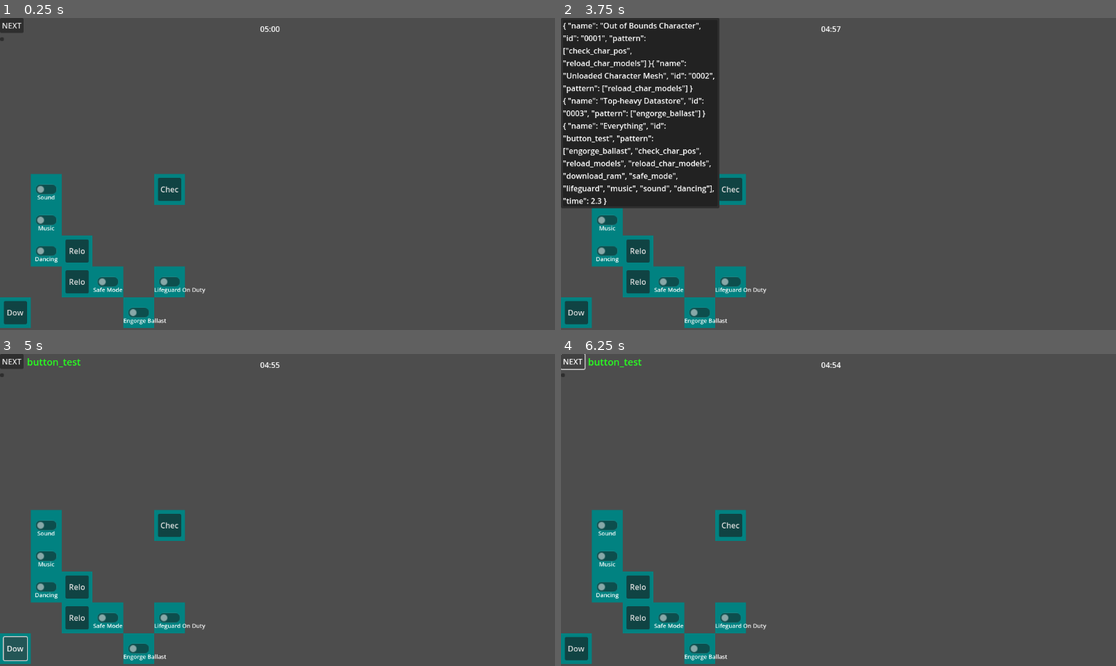
Above: before the commit, frames 1-4 (two rows, left to right).
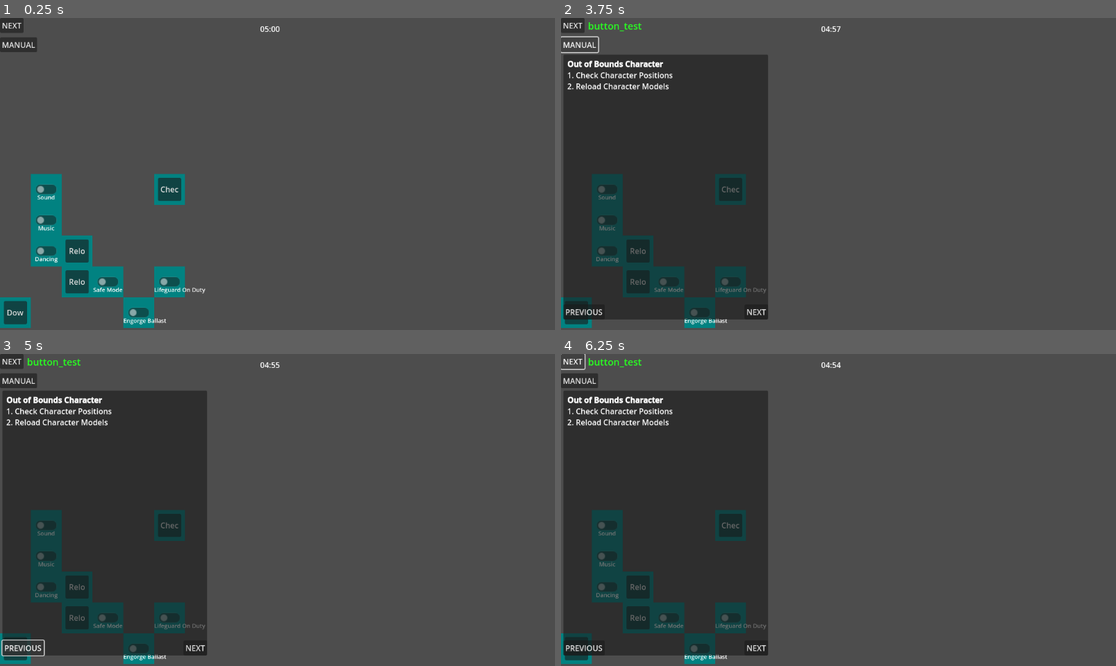
Above: after the commit, the same moments.

Repository: Carth501/team-ferret
Game: Godot game, scene res://scenes/cubicle.tscn
Two runs of this game, one before a commit and one after it. Both use one fixed random seed, a clock stepped at 60 frames per second and the inputs below.
Inputs (mouse positions are in pixels of both pictures, inside the frame that each line leads up to; where the layout moved, square brackets give the same spot in the first picture):
- Up to frame 1 (0.25 s): no input
- Up to frame 2 (3.75 s): click "Check Character Positions" at 0.5 s; click "Reload Models" at 1.25 s; click "Reload Character Models" at 2 s; click "Download RAM" at 2.75 s; click (577, 46) [561, 39] at 3.5 s
- Up to frame 3 (5 s): click (22, 647) at 4.25 s, where only the run after the commit has a clickable "PREVIOUS"
- Up to frame 4 (6.25 s): click "NEXT" at 5 s; click "NEXT" at 5.75 s

The runs differ from the first frame. In frame 1, 0.3% of the frame differs, in the area x 0-7%, y 6-11%; in frame 2, 24%; in frame 3, 31%; in frame 4, 31%, in the area x 0-38%, y 6-97%.

Commit message:
First pass at implementing the manual

Diff:
--- a/scenes/manual.tscn
+++ b/scenes/manual.tscn
@@ -7,32 +7,57 @@
 anchors_preset = 15
 anchor_right = 1.0
 anchor_bottom = 1.0
+offset_right = -773.0
+offset_bottom = -429.0
 grow_horizontal = 2
 grow_vertical = 2
 script = ExtResource("1_u3mp4")
-popup = NodePath("PopupPanel")
-text = NodePath("PopupPanel/Label")
+popup = NodePath("Panel")
+text = NodePath("Panel/RichTextLabel")
 
 [node name="toggle button" type="Button" parent="."]
 layout_mode = 0
-offset_right = 8.0
-offset_bottom = 8.0
+offset_right = 30.0
+offset_bottom = 30.0
+text = "MANUAL"
 
-[node name="PopupPanel" type="PopupPanel" parent="."]
-size = Vector2i(329, 100)
+[node name="Panel" type="Panel" parent="."]
+visible = false
+layout_mode = 0
+offset_left = 5.0
+offset_top = 36.0
+offset_right = 430.0
+offset_bottom = 586.0
 
-[node name="toggle button" type="Button" parent="PopupPanel"]
-offset_left = 4.0
-offset_top = 4.0
-offset_right = 325.0
-offset_bottom = 96.0
+[node name="RichTextLabel" type="RichTextLabel" parent="Panel"]
+offset_left = 8.0
+offset_top = 8.0
+offset_right = 417.0
+offset_bottom = 509.0
+bbcode_enabled = true
 
-[node name="Label" type="Label" parent="PopupPanel"]
-offset_left = 4.0
-offset_top = 4.0
-offset_right = 325.0
-offset_bottom = 96.0
-autowrap_mode = 2
+[node name="Previous Page" type="Button" parent="Panel"]
+layout_mode = 1
+anchors_preset = 2
+anchor_top = 1.0
+anchor_bottom = 1.0
+offset_top = -31.0
+offset_right = 75.0
+grow_vertical = 0
+text = "PREVIOUS"
+
+[node name="Next Page" type="Button" parent="Panel"]
+layout_mode = 1
+anchors_preset = 3
+anchor_left = 1.0
+anchor_top = 1.0
+anchor_right = 1.0
+anchor_bottom = 1.0
+offset_left = -45.0
+offset_top = -31.0
+grow_horizontal = 0
+grow_vertical = 0
+text = "NEXT"
 
 [connection signal="pressed" from="toggle button" to="." method="toggle_manual_popup"]
-[connection signal="pressed" from="PopupPanel/toggle button" to="." method="toggle_manual_popup"]
+[connection signal="pressed" from="Panel/Next Page" to="." method="next_page"]
--- a/scripts/cubicle.gd
+++ b/scripts/cubicle.gd
@@ -113,4 +113,4 @@
 	diagetic_error_resolved.emit(error_id)
 
 func setup_manual():
-	manual_instance.build_error_list(data.error_data)
+	manual_instance.build_error_list(data.error_data, data.control_data)
--- a/scripts/manual.gd
+++ b/scripts/manual.gd
@@ -1,11 +1,36 @@
 class_name manual extends Control
 
-@export var popup: PopupPanel
-@export var text: Label
+@export var popup: Panel
+@export var text: RichTextLabel
+var pages: Array[String] = []
+var page_index = 0
 
 func toggle_manual_popup():
 	popup.visible = !popup.visible
+	write_page()
 
-func build_error_list(error_list):
+func build_error_list(error_list, control_list):
+	var index = 0
 	for error in error_list:
-		text.text += (str(error))
+		pages.append(str("[b]", error.name, "[/b]"))
+		var step_number = 1
+		for step in error.pattern:
+			var step_definition = dereference_module_id(control_list, step)
+			pages[index] += str("\n", step_number, ". ", step_definition.label)
+			step_number += 1
+		index += 1
+
+func dereference_module_id(control_list, id: String):
+	for module_def in control_list:
+		if(module_def.id == id):
+			return module_def
+	push_error(str("Manual did not find error def for id ", id))
+
+func write_page():
+	text.clear()
+	text.append_text(pages[page_index])
+
+func next_page():
+	if(pages.size() > page_index + 1):
+		page_index += 1
+		write_page()
